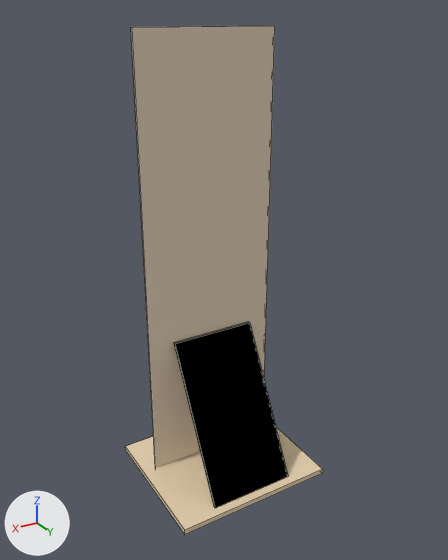
The OBJ model public/models/cutout_stand.obj as it was, and as the next commit left it.
Camera for both pictures: a camera (50 mm lens) standing at (1.014, 1.79, 1.637) and looking at (-0.006, 0.09, 0.787). The axes (+X, +Y, +Z) are drawn at lower left. The lights are the same throughout. The older version comes first. Mesh edges are drawn as thin lines. Where no turn or scale is listed for an object, it has been applied to the vertices.

The first picture shows 'CardboardCutout'.
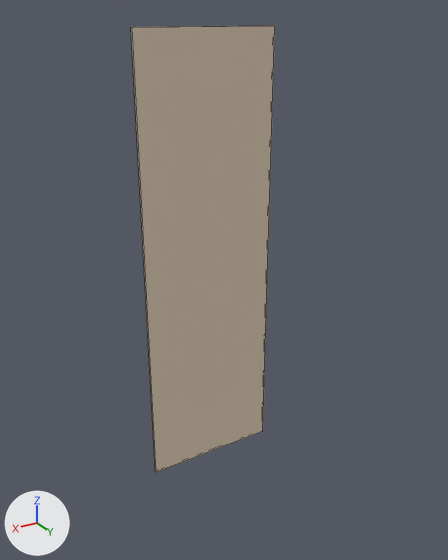
Commit message: Use the user's real 3D-scanned stand model for the standee base

Boxes [x1, y1, x2, y2] around the edits, measured in the pictures (448 x 560 px):
'CardboardCutout', reshaped (27% narrower, 12% shorter): before [125, 25, 323, 534]; after [131, 25, 275, 472]
part 1 of me_cardboardcutout, deleted (beige): before [125, 427, 323, 534]
part 2 of me_cardboardcutout, deleted: before [174, 322, 288, 508]

The edits, one by one:
me_cardboardcutout is used by ob_cardboardcutout; location (0.0, 0.0, 0.0).
me_cardboardcutout had 24 vertices, 18 faces and spanned x -0.3..0.3, y -0.18..0.34, z 0.0..1.6.
me_cardboardcutout now has 8 vertices, 6 faces and spans x -0.25..0.25, y 0.0, z 0.0..1.6.
me_cardboardcutout part 1: the loose piece of 8 vertices spanning x -0.3..0.3, y -0.18..0.34, z 0.0..0.02 is deleted.
me_cardboardcutout part 2: the loose piece of 8 vertices spanning x -0.16..0.16, y 0.01..0.31, z 0.02..0.55 is deleted.
me_cardboardcutout no longer uses material mat_kraftcardboard (beige #e5d0ad).
